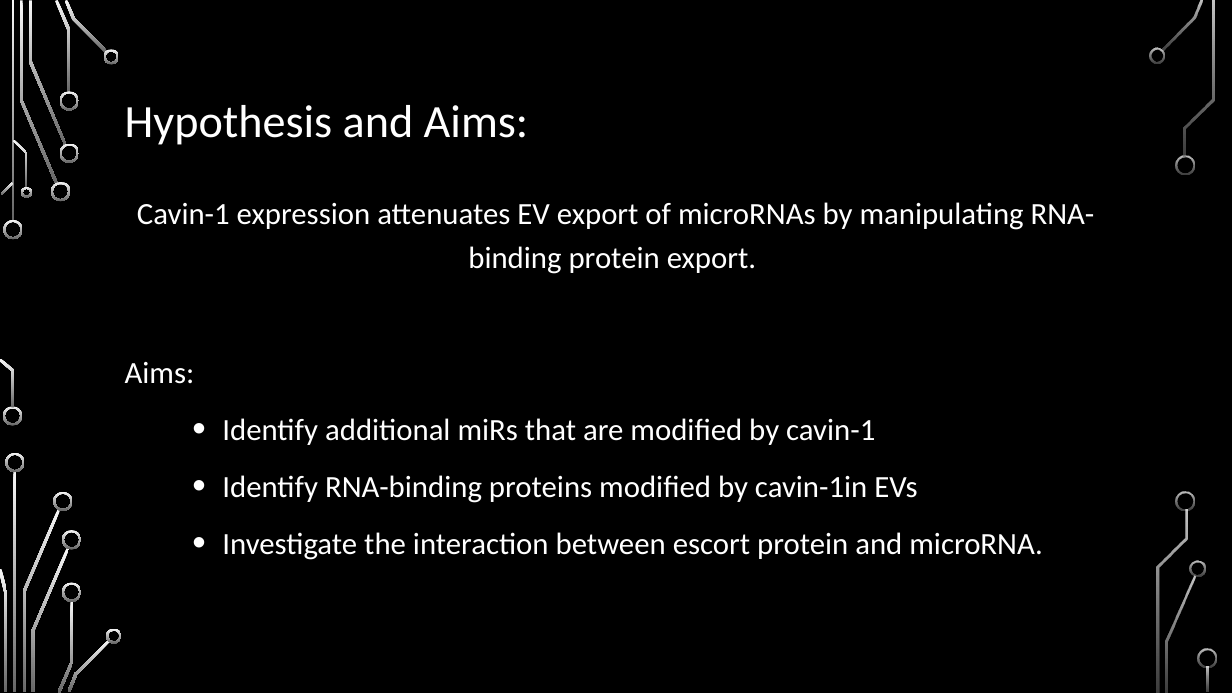
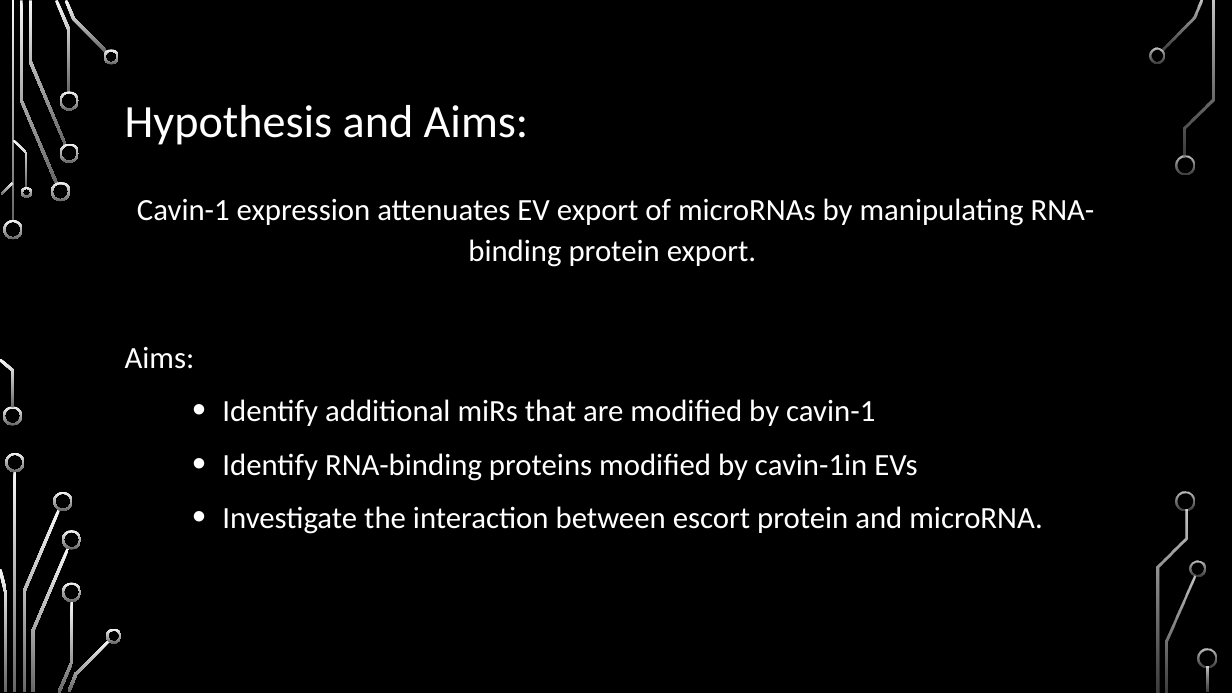
Before and after one commit to HarleyRobinson/Honours2, a slide deck: slide 5 of BackgroundInfo/MeetingSept.pptx. Drawn at 1232x693 pixels with LibreOffice and Linux fonts; fonts in the diff are those of the drawing; background and template pictures are left out. Boxes give left, top, right and bottom in pixels: in the first picture for what was removed or moved away, otherwise in the second. Text is boxed around its words. In the diff, an @@ line names an element or a change of style, - is before the commit and + after.

```diff
--- a/BackgroundInfo/MeetingSept.pptx
+++ b/BackgroundInfo/MeetingSept.pptx
@@ text "Cavin-1 expression attenuates EV export ..." at <box>125,198,1095,534</box>: line spacing 1.2 to 1.1 @@
```
Also in this commit, not shown: 4 other slides changed, 6 other files.
